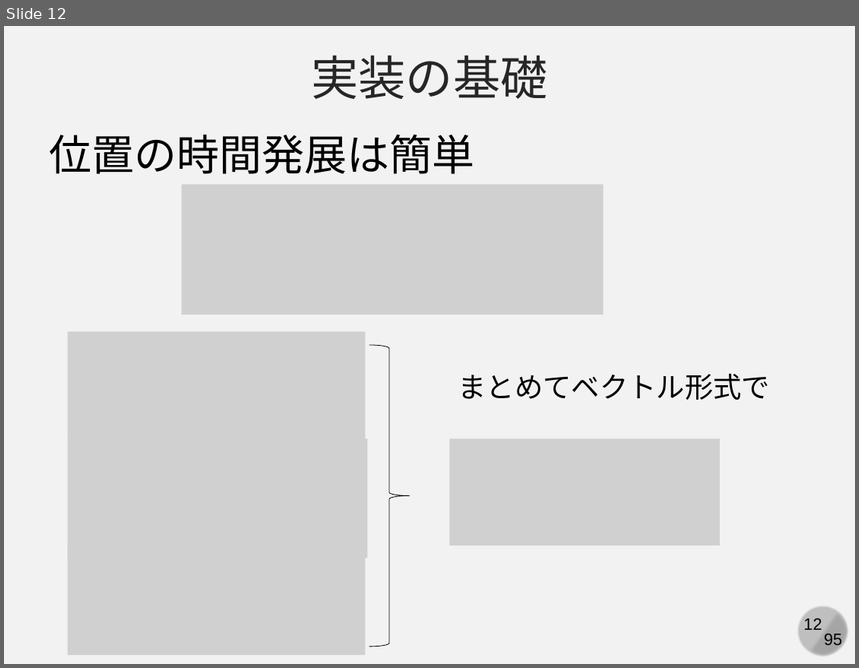
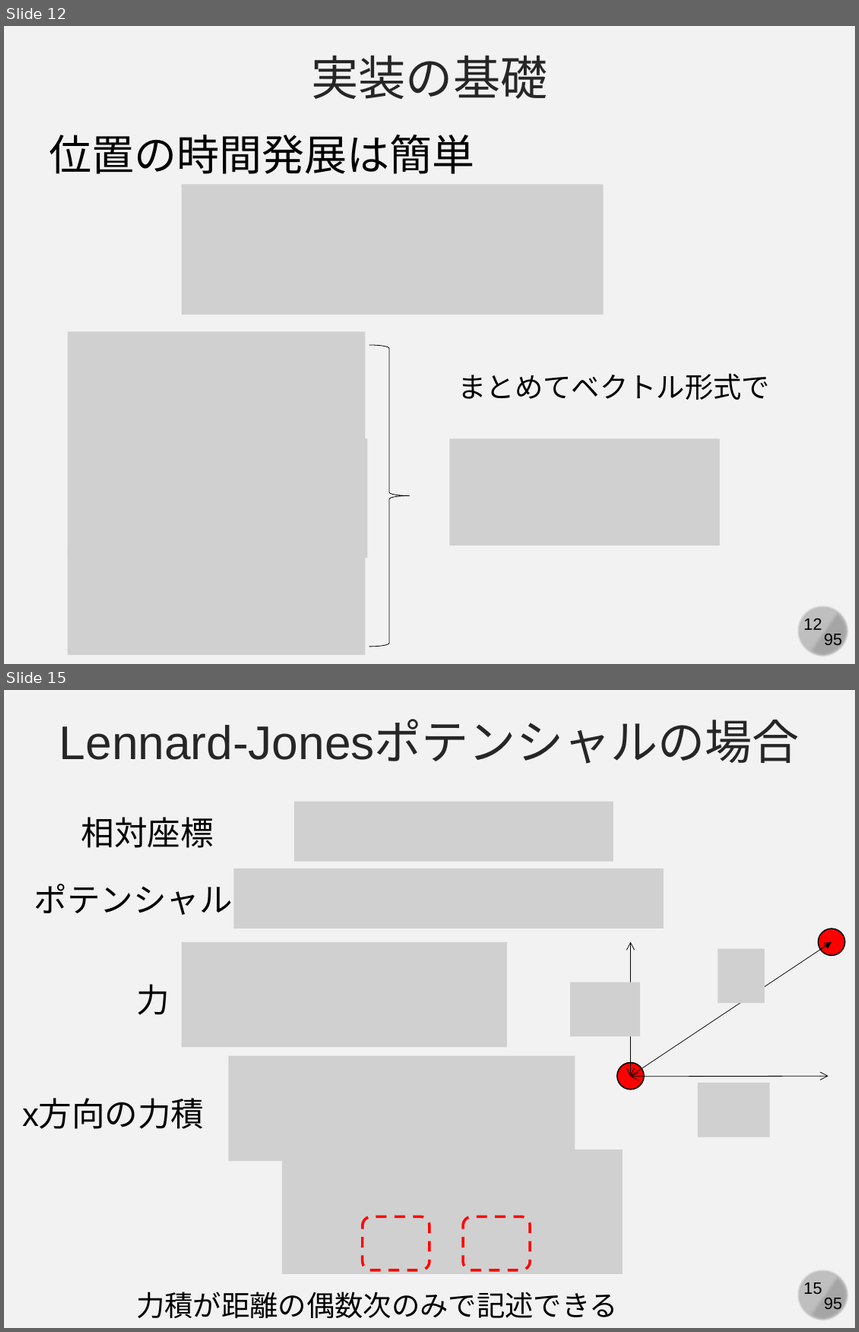
Before and after one commit to kaityo256/simulation_engineering, a slide deck: 07_md_implementation/simulation07.pptx. Shown one above the other, each under a label of ours: slide 12 before the commit, slides 12 and 15 after it; the slides between them are not shown. The pictures are 859x668 and 859x1332 pixels, drawn with LibreOffice and Linux fonts; fonts in the diff are those of the drawing; grey boxes stand for pictures. Boxes give left, top, right and bottom in pixels: in the first picture for what was removed or moved away, otherwise in the second. Text is boxed around its words. In the diff, an @@ line names an element or a change of style, - is before the commit and + after.

Commit message:
updates

```diff
--- a/07_md_implementation/simulation07.pptx
+++ b/07_md_implementation/simulation07.pptx
@@ slide 15 added at (4,690,855,1328), background #F2F2F2; not listed: 4 template elements that a slide beside it also shows @@
@@ text added at (59,721,800,764), 40 pt, text #262626 @@
+Lennard-Jonesポテンシャルの場合
@@ picture added at (294,802,614,862) @@
@@ text added at (82,817,214,848), 28 pt, text #000000 @@
+相対座標
@@ picture added at (234,869,664,929) @@
@@ text added at (34,884,233,915), 28 pt, text #000000 @@
+ポテンシャル
@@ ellipse added at (819,929,845,955), fill #FF0000, outline #000000 1 pt @@
@@ picture added at (182,942,507,1047) @@
@@ arrow added from (630, 1076) to (832, 942), #000000 0.5 pt @@
@@ double arrow added from (630, 1076) to (630, 942), #000000 0.5 pt @@
@@ picture added at (718,948,765,1003) @@
@@ text added at (136,984,170,1015), 28 pt, text #000000 @@
+力
@@ picture added at (570,983,640,1037) @@
@@ picture added at (229,1056,576,1161) @@
@@ ellipse added at (617,1063,643,1089), fill #FF0000, outline #000000 1 pt @@
@@ double arrow added from (630, 1076) to (829, 1076), #000000 0.5 pt @@
@@ text added at (22,1100,204,1129), 28 pt, text #000000 @@
+x方向の力積
@@ picture added at (698,1083,770,1138) @@
@@ picture added at (282,1150,623,1274) @@
@@ rounded rectangle added at (363,1217,430,1271), outline #FF0000 2.25 pt dashed @@
@@ rounded rectangle added at (463,1217,530,1271), outline #FF0000 2.25 pt dashed @@
@@ text added at (136,1292,618,1319), 24 pt, text #000000 @@
+力積が距離の偶数次のみで記述できる
```
Also in this commit, not shown: 1 slide changed, 2 other slides added.
